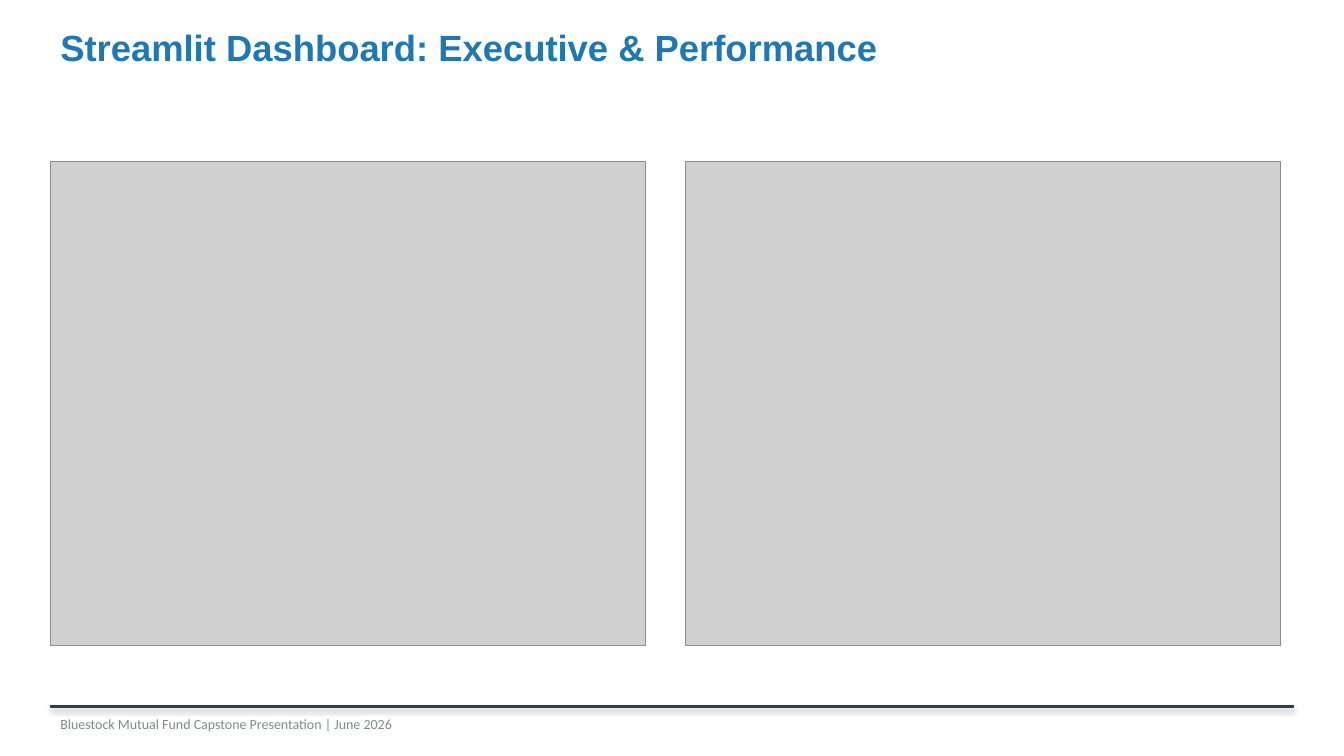
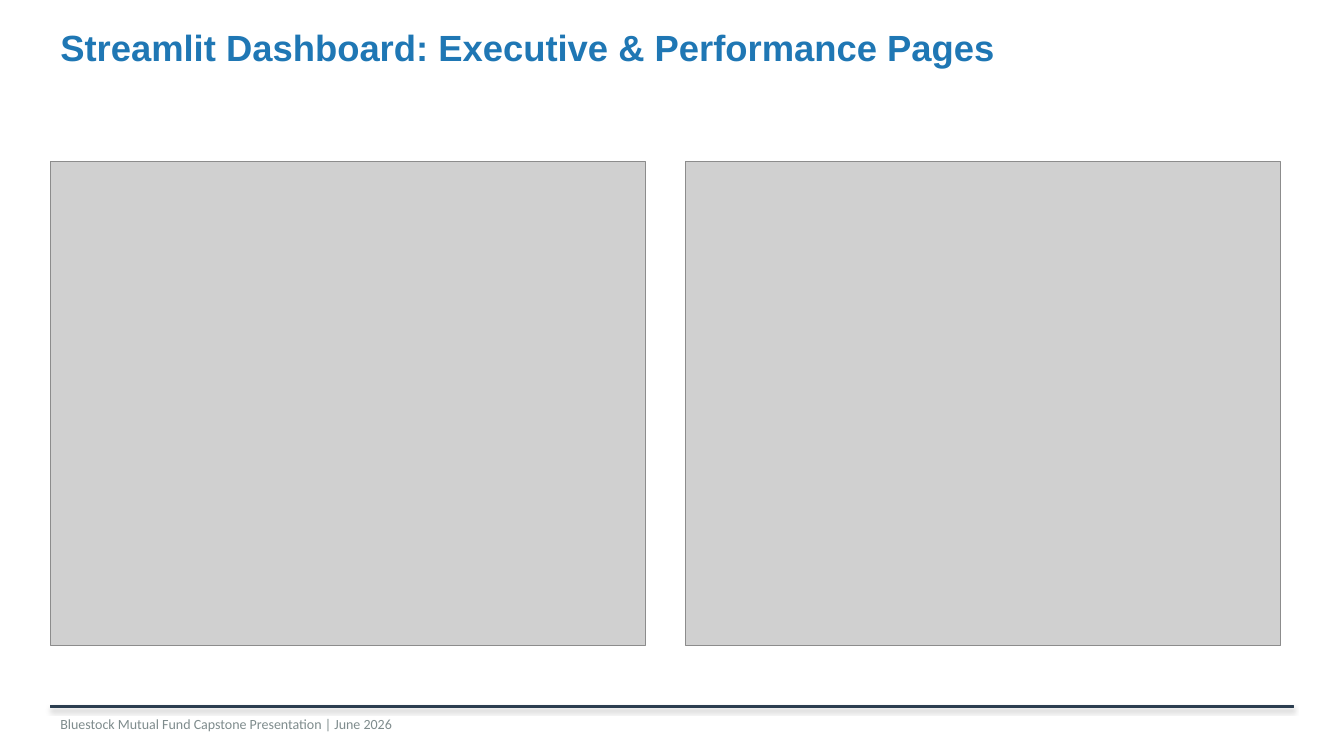
Before and after one commit to MxthThunder/mf-capstone, a slide deck: slide 9 of Bluestock_MF_Presentation.pptx (slide 10 before the commit). Drawn at 1344x756 pixels with LibreOffice and Linux fonts; fonts in the diff are those of the drawing; grey boxes stand for pictures. Boxes give left, top, right and bottom in pixels: in the first picture for what was removed or moved away, otherwise in the second. Text is boxed around its words. In the diff, an @@ line names an element or a change of style, - is before the commit and + after.

```diff
--- a/Bluestock_MF_Presentation.pptx
+++ b/Bluestock_MF_Presentation.pptx
@@ text at box(60, 34, 994, 69): text changed @@
-Streamlit Dashboard: Executive & Performance
+Streamlit Dashboard: Executive & Performance Pages
```
Also in this commit, not shown: 4 other slides changed, 1 slide added, 1 slide removed, 19 other files.
